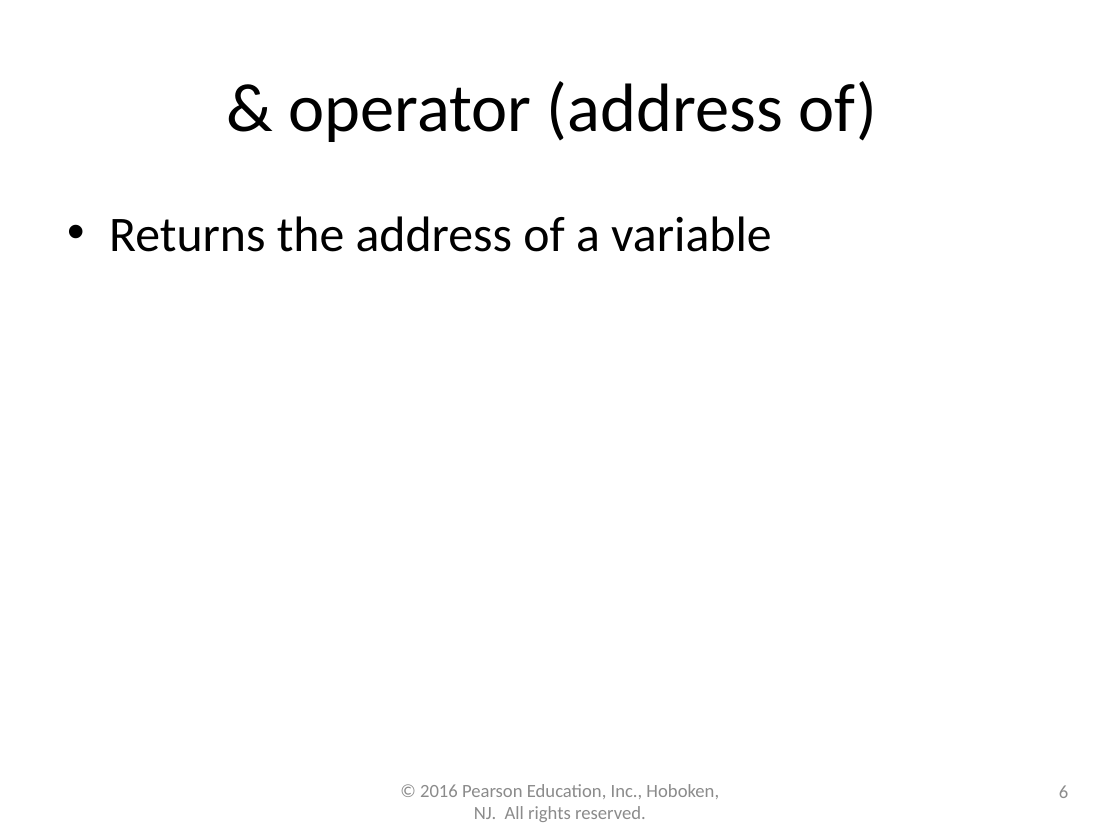
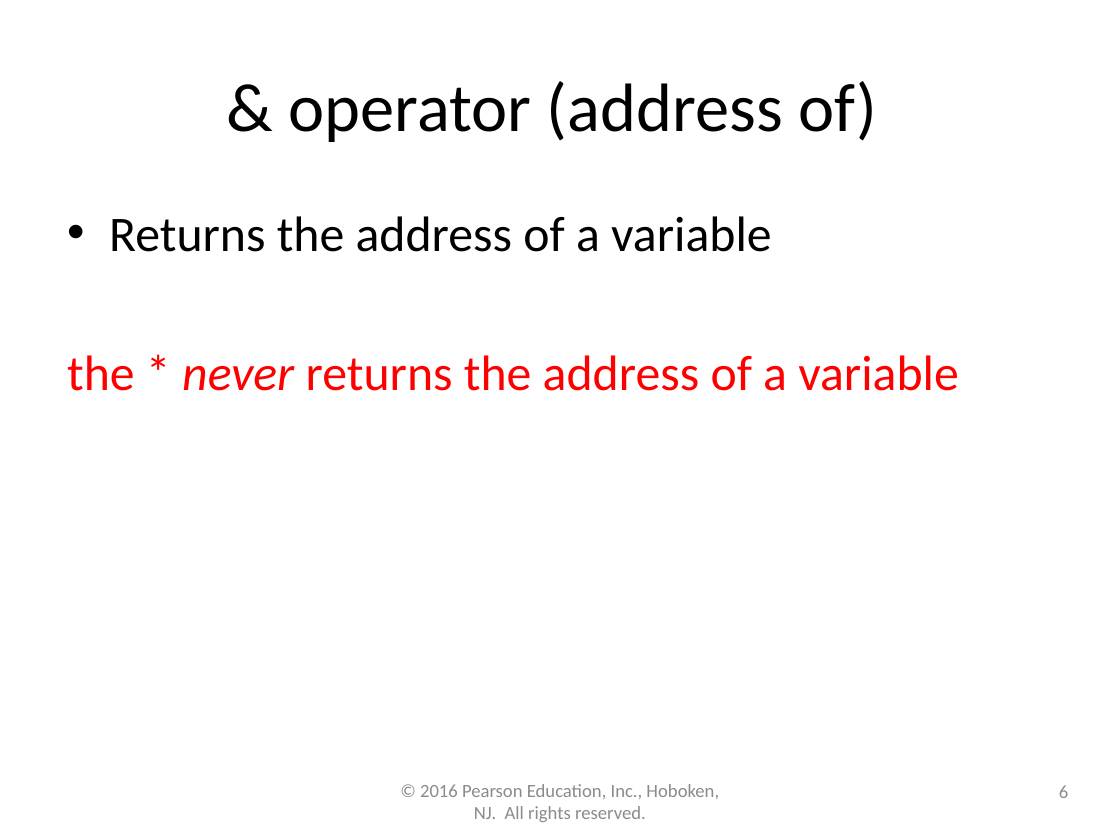
Before and after one commit to lgw2/lgw2.github.io, a slide deck: slide 6 of _teaching/csci112-fall-2023/lectures/ppts/Chapter6.pptx. Drawn at 1120x840 pixels with LibreOffice and Linux fonts; fonts in the diff are those of the drawing. Boxes give left, top, right and bottom in pixels: in the first picture for what was removed or moved away, otherwise in the second. Text is boxed around its words. In the diff, an @@ line names an element or a change of style, - is before the commit and + after.

```diff
--- a/_teaching/csci112-fall-2023/lectures/ppts/Chapter6.pptx
+++ b/_teaching/csci112-fall-2023/lectures/ppts/Chapter6.pptx
@@ text at [67, 355, 958, 391]: paragraph added @@
+the * never returns the address of a variable
```
Also in this commit, not shown: 1 slide added, 2 other files.
